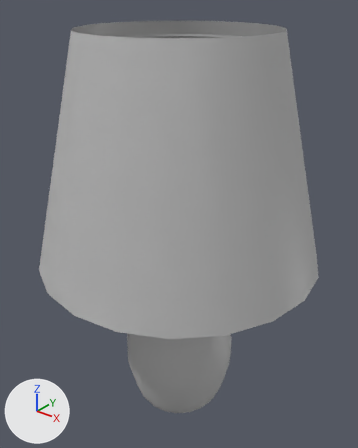
The FBX model Assets/Meshes/Assets/Bedroom_lamp.fbx: old version first, new version second.
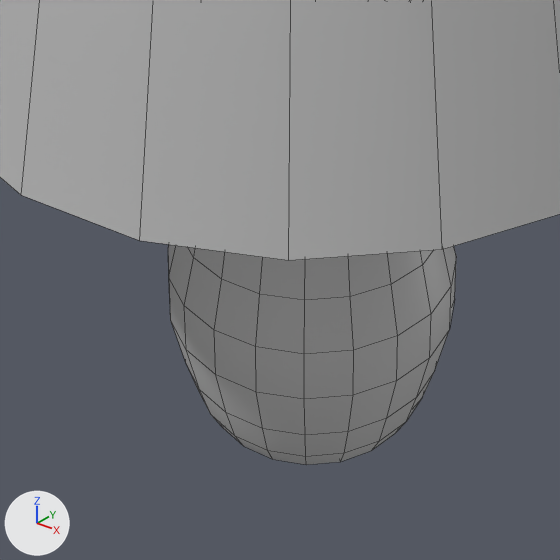
The first picture shows the older version from a 50 mm camera at (0.0309, -0.0387, 0.0471) aimed at (-0.0005, 0.0006, 0.0228). The close-ups show both versions on the part from 19% to 75% of the width and 55% to 100% of the height of that picture; other places that the commit changed are outside them. Every picture has the same lights, and +X, +Y and +Z are marked at lower left. The close-ups show mesh edges as thin lines. Where no turn or scale is listed for an object, it has been applied to the vertices.

Names of what the first close-up shows: 'pCylinder3', 'pPipe1'.
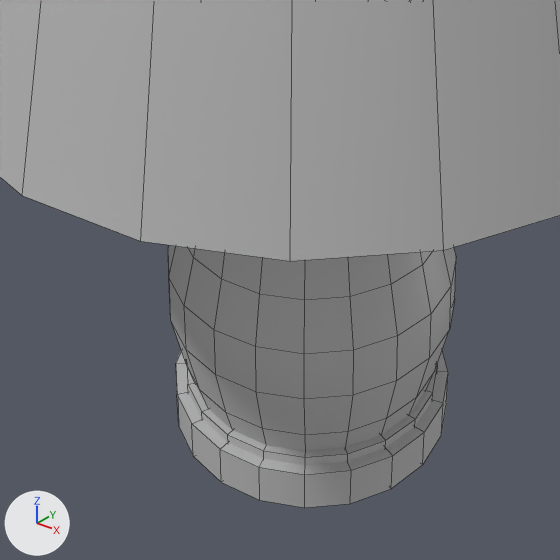
Where the change shows, as pixel boxes (x1, y1, x2, y2) in the close-ups (560 x 560 px):
```json
{"object": "pPipe1", "change": "moved", "before": [0, 0, 560, 260], "after": [0, 0, 560, 261]}
{"object": "pCylinder3", "change": "reshaped", "before": [168, 245, 456, 465], "after": [168, 245, 456, 508]}
{"part": 1, "of": "me_mesh_004", "change": "added", "after": [176, 351, 448, 508]}
{"part": 2, "of": "me_mesh_004", "change": "added", "after": [187, 364, 438, 465]}
```

Scene script edits in JSON lines:
```json
{"block": "me_mesh_004", "where": "me_mesh_004.from_pydata(...)  # 386 vertices, 440 faces; spans x -0.0065..0.0065, y -0.0065..0.0065, z -0.0002..0.0264"}
{"block": "me_mesh_004", "where": "# used by ob_pcylinder3; location = (0.0, 0.0, 0.0)"}
{"block": "me_mesh_004", "change": "me_mesh_004 part 1: a new loose piece, a 20-sided cylinder along z spanning x -0.0064..0.0064, y -0.0064..0.0064, z -0.0012..0.0008, in mat_lambert1 (grey #bcbcbc)"}
{"block": "me_mesh_004", "change": "me_mesh_004 part 2: a new loose piece, a 20-sided cylinder along z spanning x -0.0059..0.0059, y -0.0059..0.0059, z -0.0009..0.0013, in mat_lambert1 (grey #bcbcbc)"}
{"op": "set", "path": "ob_ppipe1.location", "old": "(0.0, 0.0, 0.0335)", "new": "(0.00006, 0.0, 0.0335)"}
```
